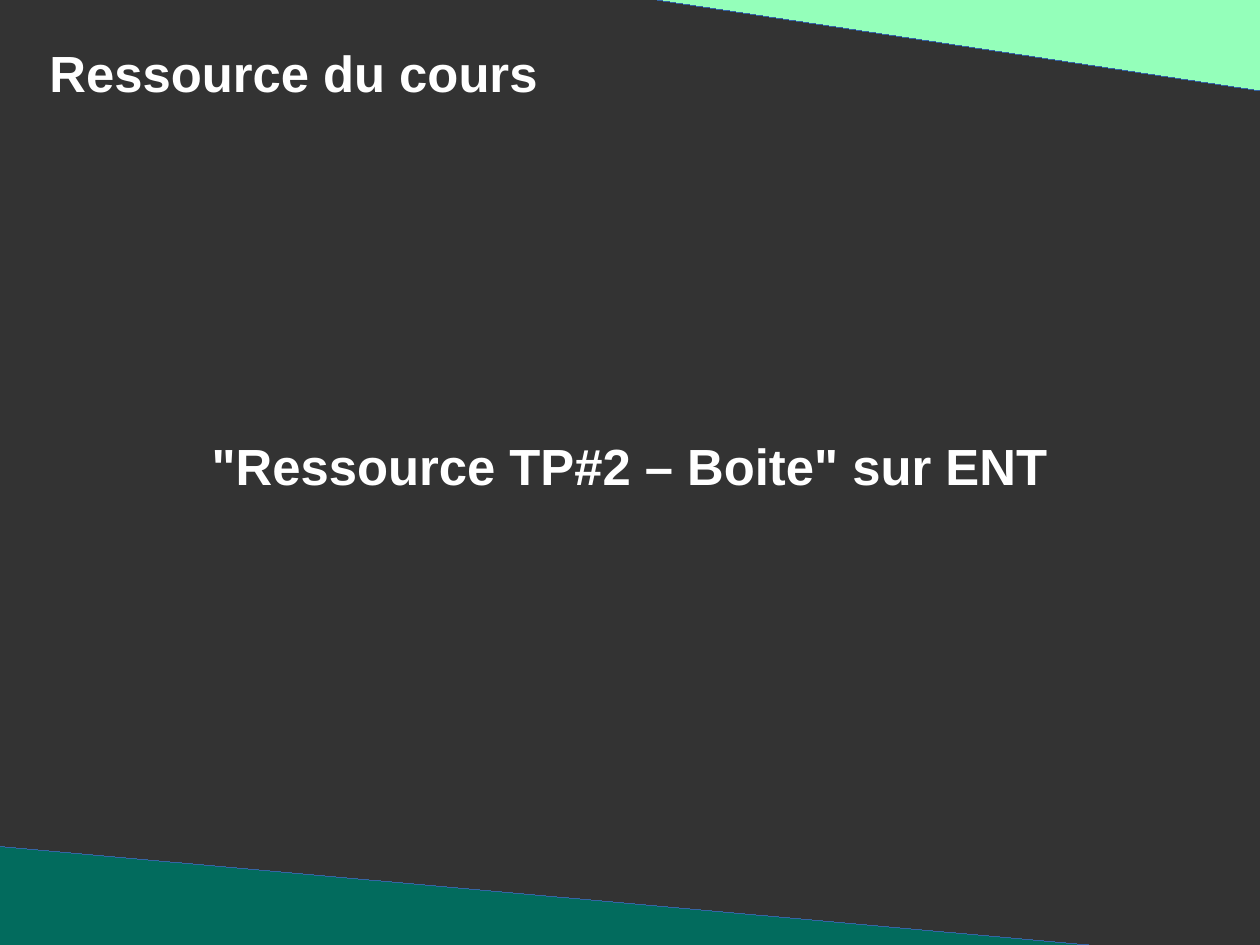
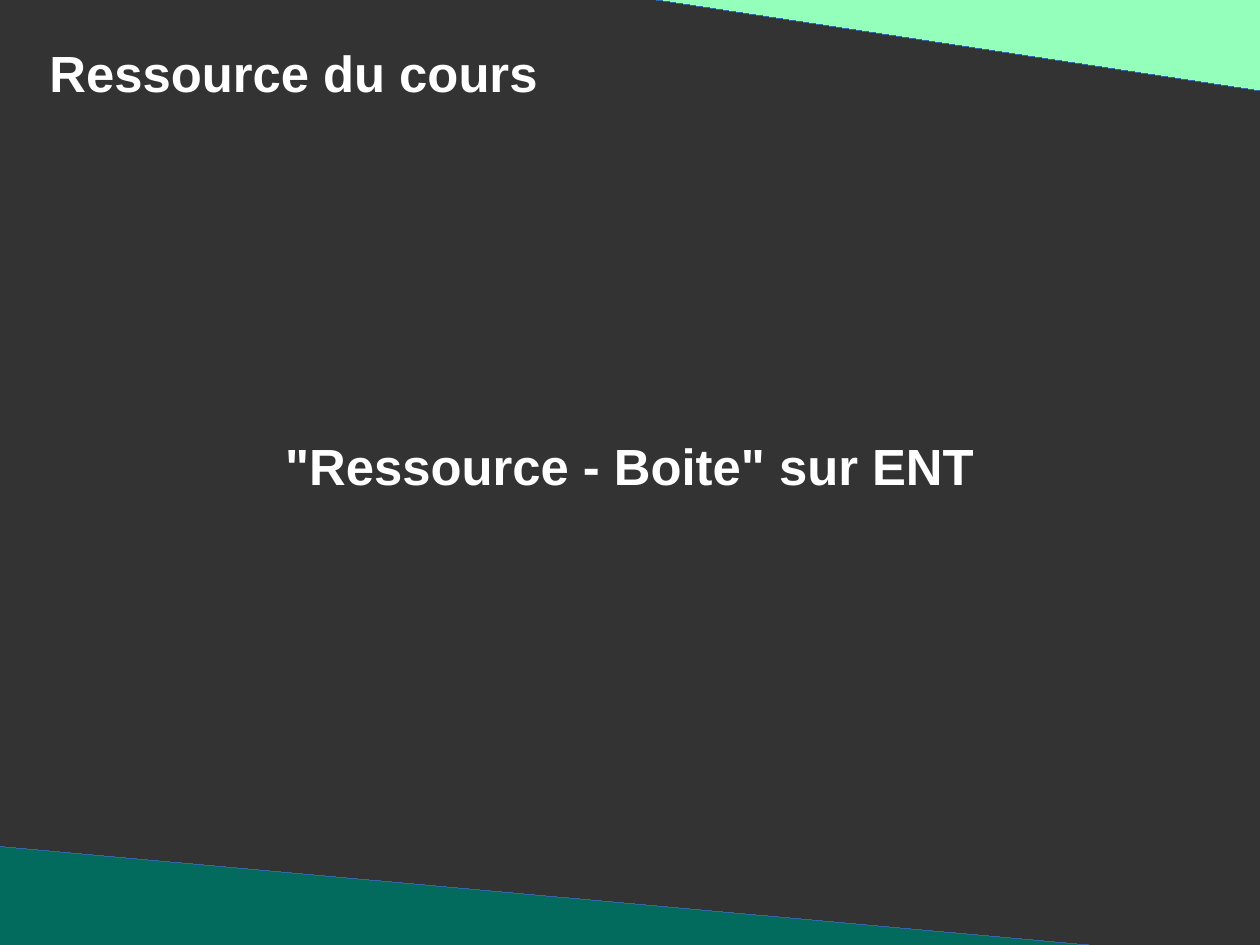
Before and after one commit to DanYellow/presentations, a slide deck: slide 5 of mmi/html/travaux-pratiques/numero-2/presentation.odp. Drawn at 1260x945 pixels with LibreOffice and Linux fonts; fonts in the diff are those of the drawing. Boxes give left, top, right and bottom in pixels: in the first picture for what was removed or moved away, otherwise in the second. Text is boxed around its words. In the diff, an @@ line names an element or a change of style, - is before the commit and + after.

Commit message:
Add new ressources

```diff
--- a/mmi/html/travaux-pratiques/numero-2/presentation.odp
+++ b/mmi/html/travaux-pratiques/numero-2/presentation.odp
@@ title at (285,448,974,486): text changed @@
-"Ressource TP#2 – Boite" sur ENT
+"Ressource - Boite" sur ENT
```
Also in this commit, not shown: 5 other slides changed, 1 slide added, 18 other files.
